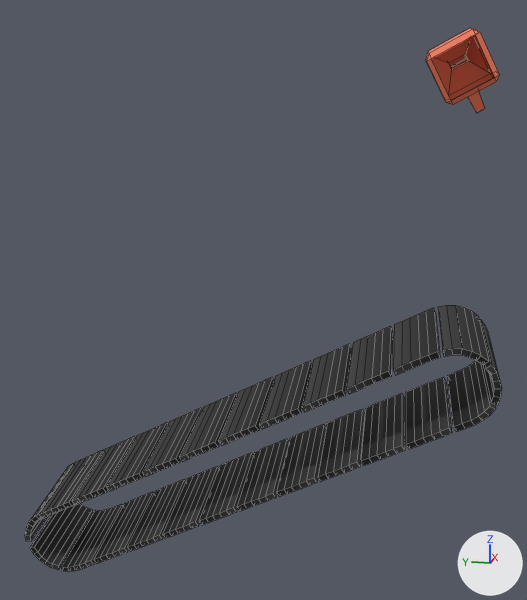
An edit to the FBX model Assets/[GAME]/Graphics/Models/Farm Tools/CheeseMachine.fbx, drawn before and after from the same camera.
One viewpoint serves both versions: a 50 mm lens placed at (-2.6, -93.51, 1.36), pointed at (-0.02, -92.99, 0.72). Every picture has the same lights, and +X, +Y and +Z are marked at lower right. Mesh edges are drawn as thin lines. Where no turn or scale is listed for an object, it has been applied to the vertices.

Objects in the first picture: 'Hand', 'chain'.
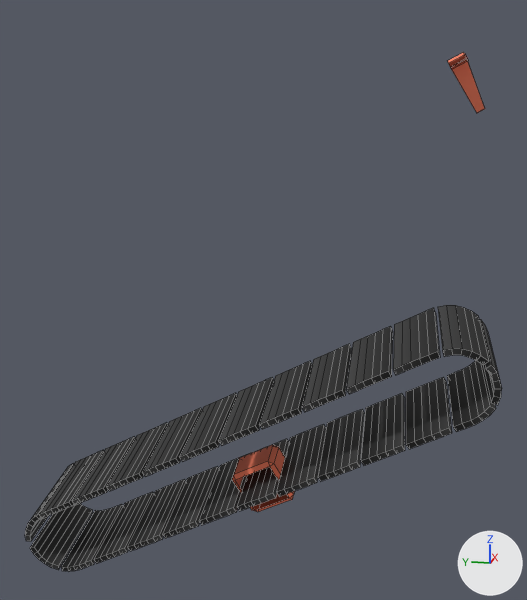
Commit message: Update: Cheese Machine

Where the newer file only moved an object's origin or applied its transform, the numbers keep the older frame.

The change, as a list of edits to the scene's bpy script:
```text
Change me_cube_020:
    where me_cube_020.from_pydata(...)  # 28 vertices, 28 faces; spans x 0.027..0.219, y -0.782..-0.538, z 1.416..1.672
    used by ob_hand; location = (0.0, -93.0, 0.0)
    me_cube_020 part 1: the whole mesh is moved by (-0.127, 0.66, -1.547)
```

Where the change shows, as pixel boxes [x1, y1, x2, y2] in the pictures (527 x 600 px):
'Hand', mesh moved
    before: [426, 28, 499, 105]
    after: [232, 445, 294, 512]
